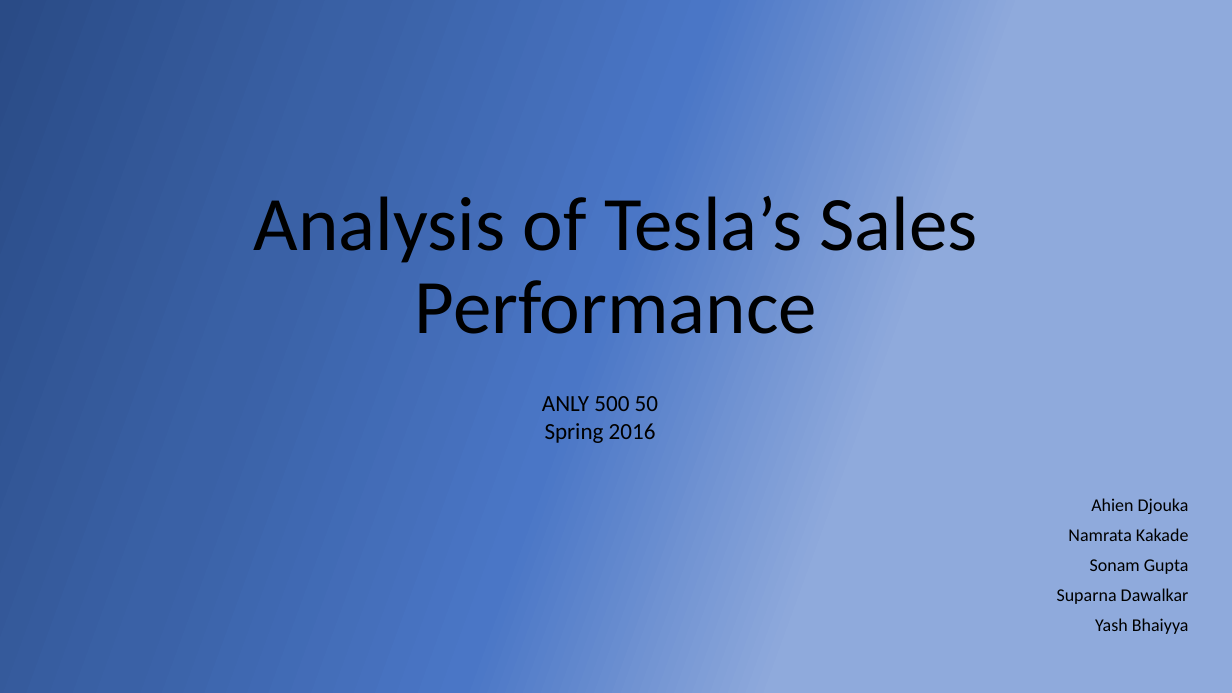
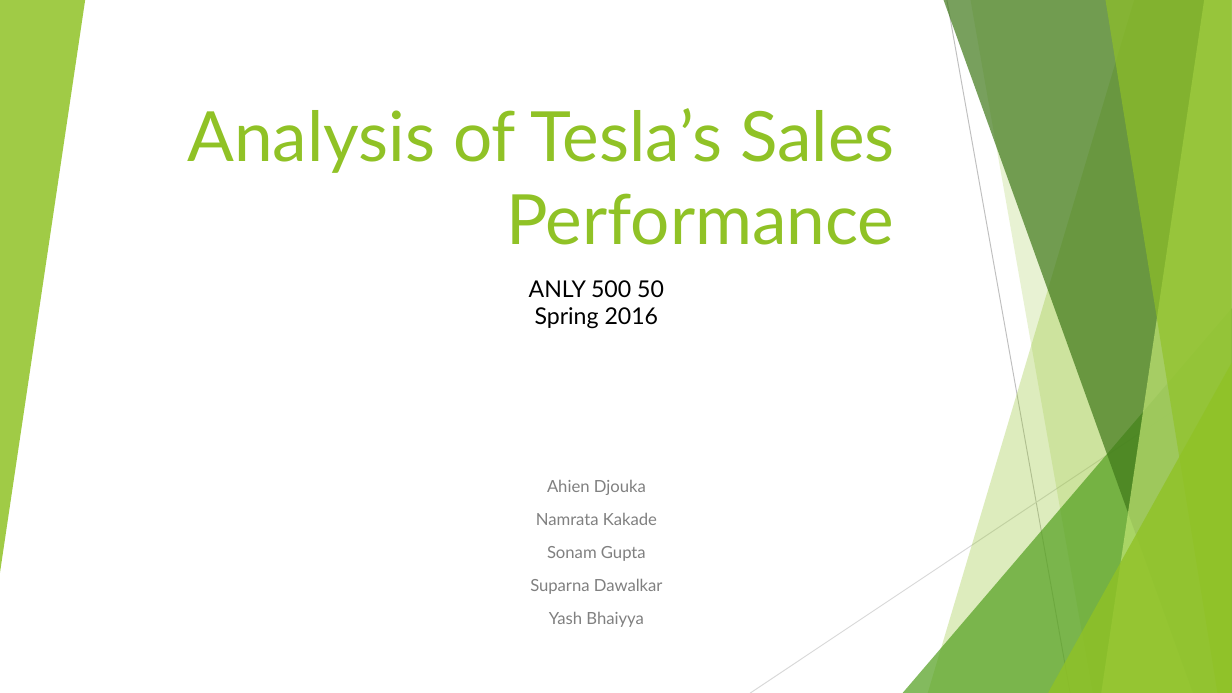
Before and after one commit to sonamgupta1105/Tesla_Analytics, a slide deck: slide 1 of finalPptTesla.pptx. Drawn at 1232x693 pixels with LibreOffice and Linux fonts; fonts in the diff are those of the drawing. Boxes give left, top, right and bottom in pixels: in the first picture for what was removed or moved away, otherwise in the second. Text is boxed around its words. In the diff, an @@ line names an element or a change of style, - is before the commit and + after.

```diff
--- a/finalPptTesla.pptx
+++ b/finalPptTesla.pptx
@@ background gradient #2A4B86 to #3A61A6 to #4A76C6 to #8FAADC to #FFFFFF @@
@@ group added at [0, 0, 1232, 693]: 5 freeform shapes, 3 triangles, 2 lines @@
@@ title "Analysis of Tesla’s Sales Performance": place and size @@
-title "Analysis of Tesla’s Sales Performance" at [254, 196, 978, 351]
+title "Analysis of Tesla’s Sales Performance" at [187, 108, 894, 245]
@@ title "Analysis of Tesla’s Sales Performance" at [187, 108, 894, 245]: size 60 to 54 pt, font Calibri to Lato, text colour #000000 to #90C226; alignment centre to right; line spacing 0.9 to 1 @@
@@ text "ANLY 500 50": place and size @@
-text "ANLY 500 50" at [542, 396, 658, 443]
+text "ANLY 500 50" at [529, 280, 664, 329]
@@ text "ANLY 500 50" at [529, 280, 664, 329]: font Calibri to Lato @@
@@ subtitle "Ahien Djouka": place and size @@
-subtitle "Ahien Djouka" at [1057, 498, 1189, 634]
+subtitle "Ahien Djouka" at [530, 480, 663, 627]
@@ subtitle "Ahien Djouka" at [530, 480, 663, 627]: size 14 to 12.9 pt, font Calibri to Lato, text colour #000000 to #808080; alignment right to centre; line spacing 0.8 to 1 @@
```
Also in this commit, not shown: 10 other slides changed, 5 slides added, 2 slides removed.
